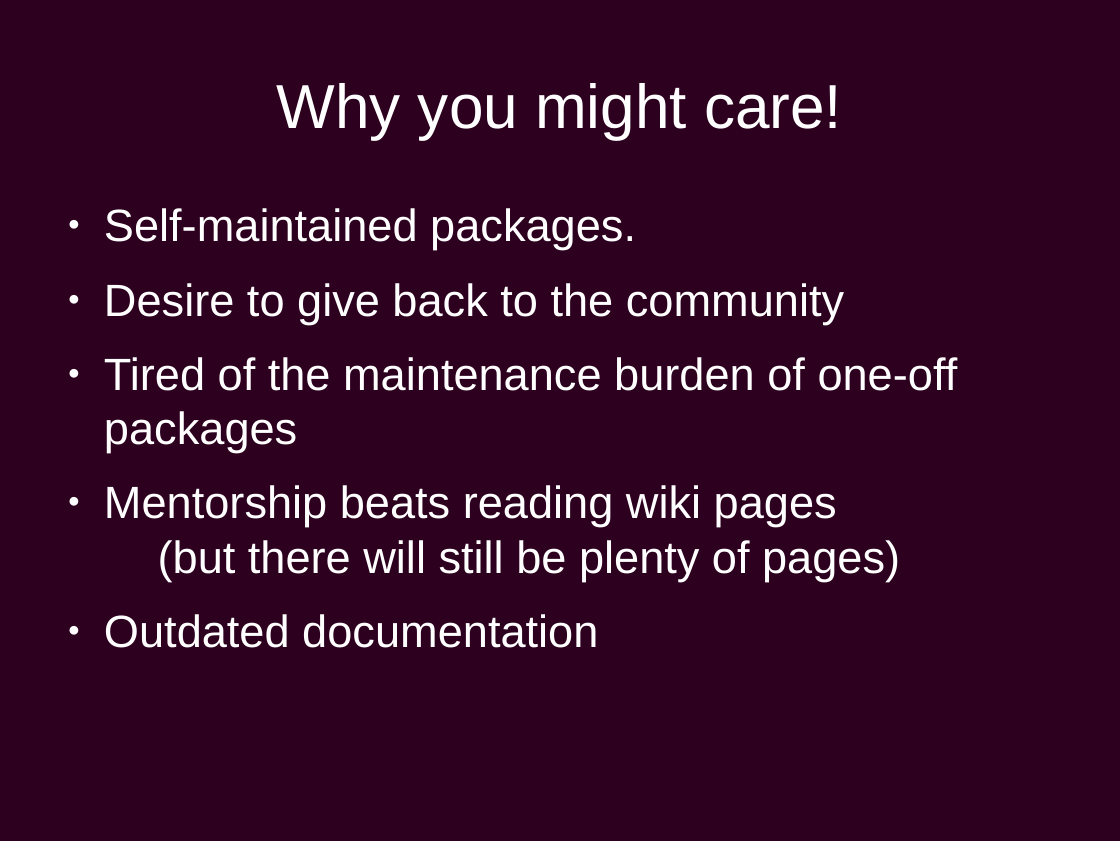
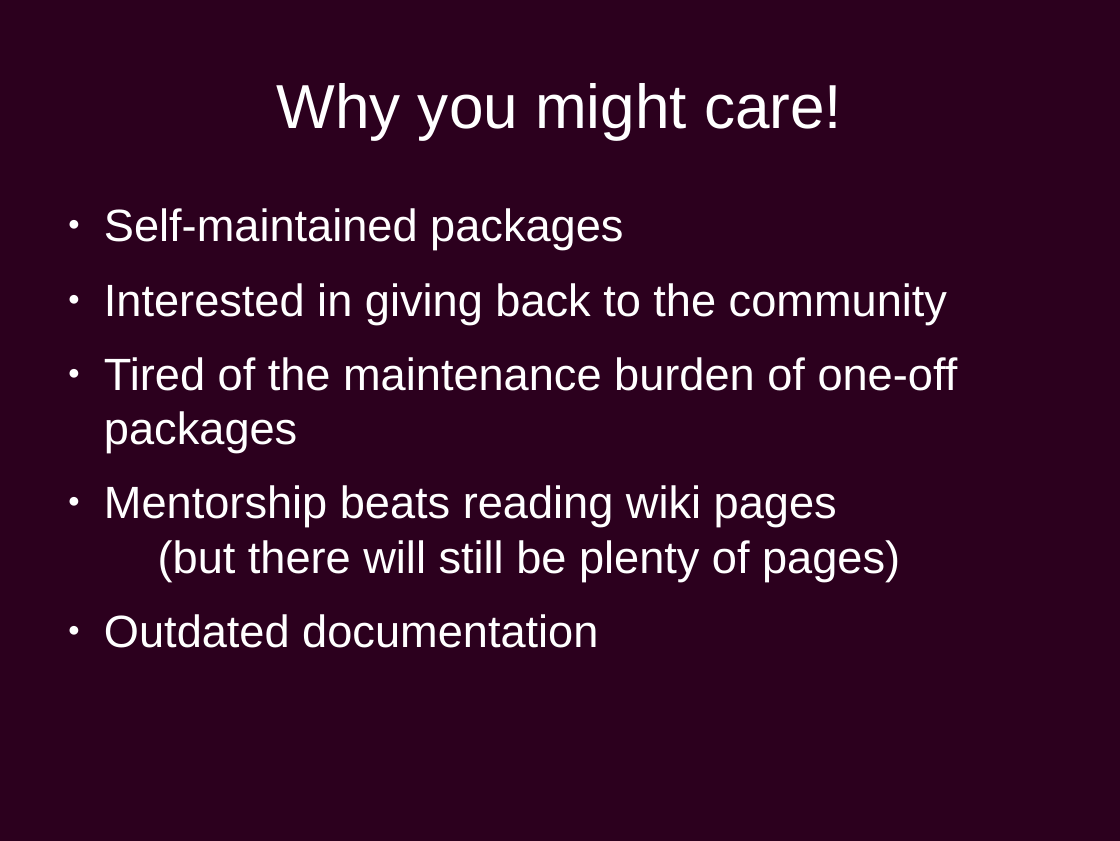
Before and after one commit to chiluk/presentations, a slide deck: slide 4 of Ubuntu Development.odp. Drawn at 1120x841 pixels with LibreOffice and Linux fonts; fonts in the diff are those of the drawing; background and template pictures are left out. Boxes give left, top, right and bottom in pixels: in the first picture for what was removed or moved away, otherwise in the second. Text is boxed around its words. In the diff, an @@ line names an element or a change of style, - is before the commit and + after.

```diff
--- a/Ubuntu Development.odp
+++ b/Ubuntu Development.odp
@@ text at bbox=[104, 208, 947, 324]: text changed @@
-● Self-maintained packages.
-● Desire to give back to the community
+● Self-maintained packages
+● Interested in giving back to the community
```
Also in this commit, not shown: 20 other slides changed, 1 other file.
